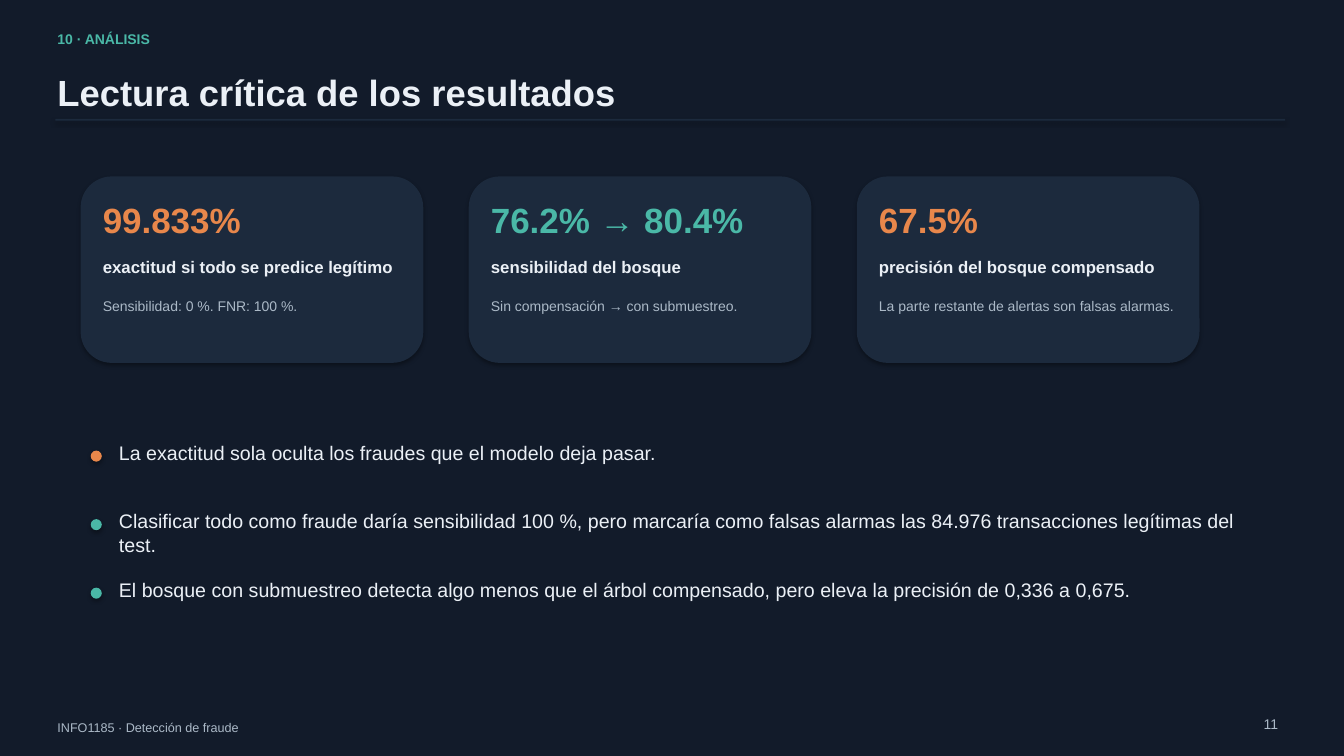
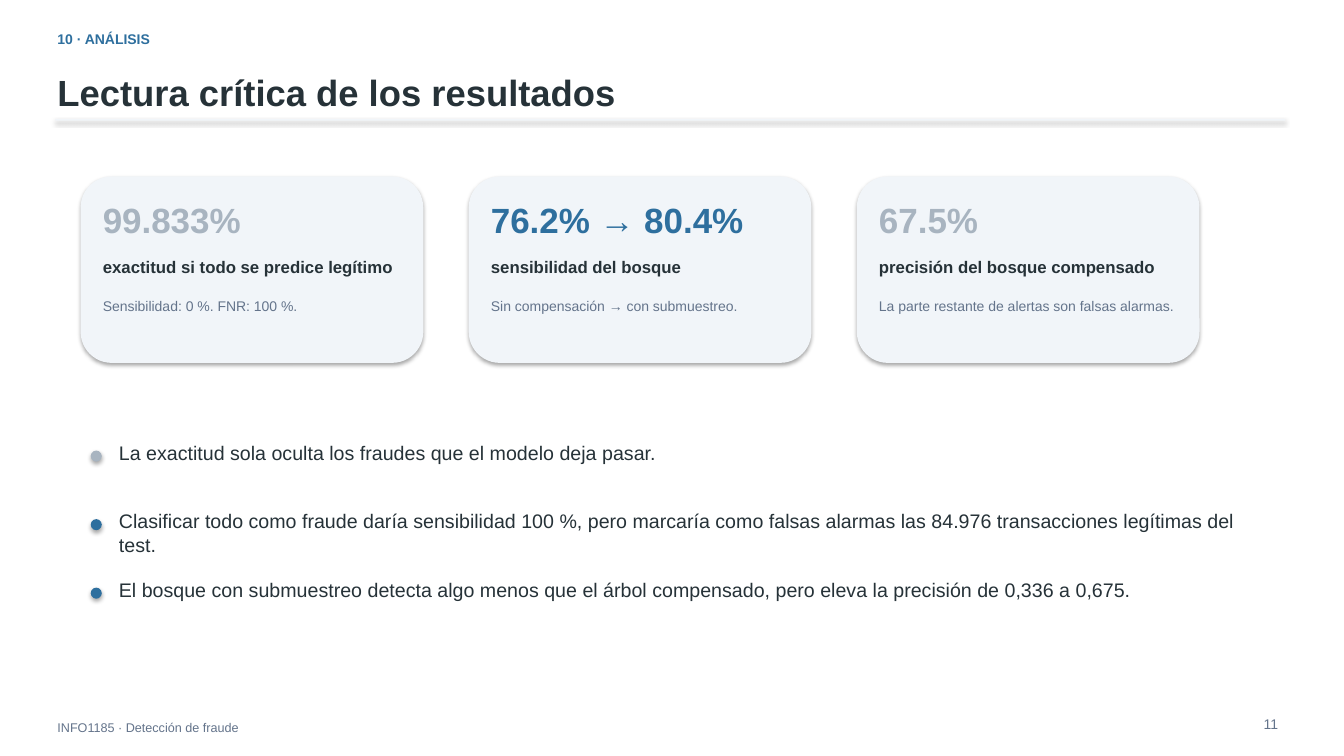
Before and after one commit to FernandoValdes01/Fraudetection, a slide deck: slide 11 of documentacion/presentacion/defensa_fraude.pptx. Drawn at 1344x756 pixels with LibreOffice and Linux fonts; fonts in the diff are those of the drawing. Boxes give left, top, right and bottom in pixels: in the first picture for what was removed or moved away, otherwise in the second. Text is boxed around its words. In the diff, an @@ line names an element or a change of style, - is before the commit and + after.

```diff
--- a/documentacion/presentacion/defensa_fraude.pptx
+++ b/documentacion/presentacion/defensa_fraude.pptx
@@ rectangle at (x1=0, y1=0, x2=1344, y2=756): fill #121B2A to #FFFFFF @@
@@ text "10 · ANÁLISIS" at (x1=57, y1=33, x2=150, y2=44): text colour #4AB8A7 to #2E6F9E @@
@@ fill #1C2A3D to #F1F5F9 in 4 elements at (x1=55, y1=119, x2=1286, y2=121), (x1=81, y1=176, x2=423, y2=363), (x1=469, y1=176, x2=812, y2=363), (x1=857, y1=176, x2=1200, y2=363) @@
@@ text "99.833%" at (x1=103, y1=209, x2=241, y2=233): text colour #E8874B to #A8B4C0 @@
@@ text "76.2% → 80.4%" at (x1=491, y1=208, x2=743, y2=234): text colour #4AB8A7 to #2E6F9E @@
@@ text "67.5%" at (x1=879, y1=209, x2=978, y2=233): text colour #E8874B to #A8B4C0 @@
@@ text colour #ABB9C7 to #64748B in 5 elements at (x1=57, y1=722, x2=239, y2=732), (x1=1264, y1=719, x2=1278, y2=729), (x1=103, y1=301, x2=277, y2=311), (x1=491, y1=300, x2=738, y2=314), (x1=879, y1=301, x2=1174, y2=314) @@
@@ ellipse at (x1=91, y1=451, x2=102, y2=462): fill #E8874B to #A8B4C0 @@
@@ ellipse at (x1=91, y1=519, x2=102, y2=530): fill #4AB8A7 to #2E6F9E @@
@@ ellipse at (x1=91, y1=588, x2=102, y2=599): fill #4AB8A7 to #2E6F9E @@
@@ text colour #EBF0F6 to #263238 in 7 elements at (x1=57, y1=79, x2=615, y2=107), (x1=103, y1=260, x2=392, y2=277), (x1=491, y1=261, x2=681, y2=277), (x1=879, y1=260, x2=1154, y2=277), (x1=119, y1=445, x2=655, y2=464), (x1=119, y1=513, x2=1233, y2=552), (x1=119, y1=582, x2=1131, y2=601) @@
```
Also in this commit, not shown: 13 other slides changed, 14 other files.
